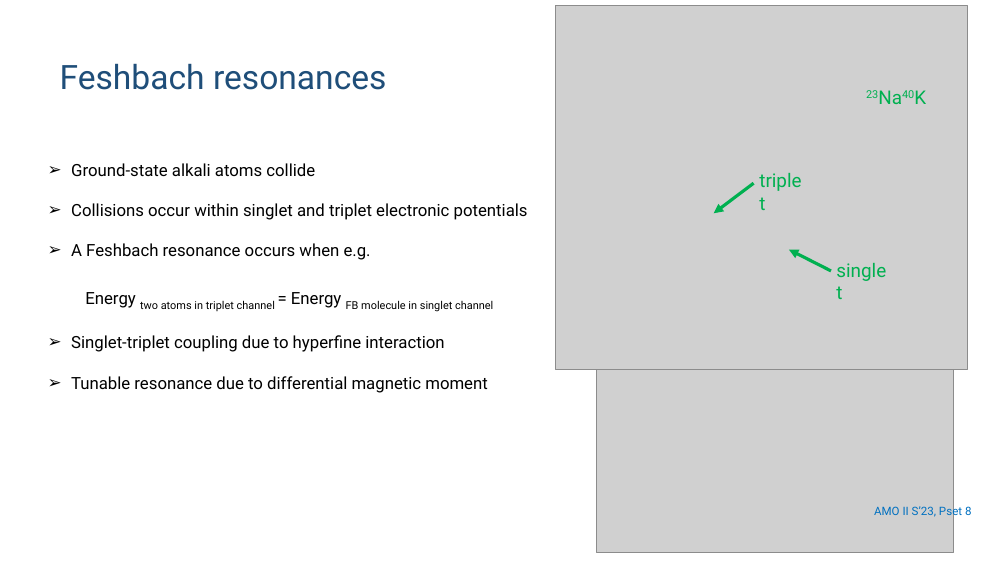
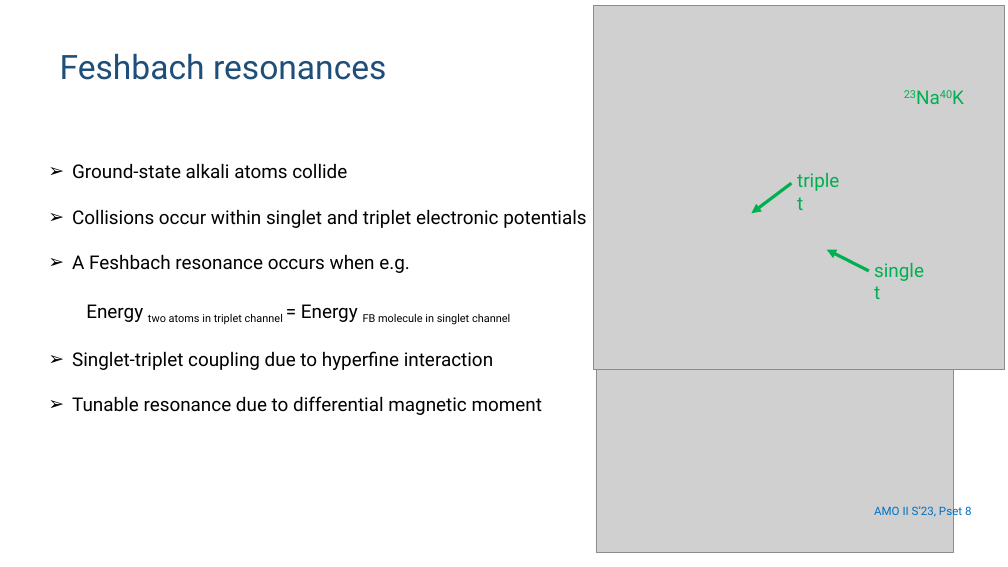
Before and after one commit to huanium/huanium, a slide deck: slide 2 of MIT_PhD/ZGS/ZGS-Sep-01-2023/BUI_ZGS_2023_Sep_01.pptx. Drawn at 1008x567 pixels with LibreOffice and Linux fonts; fonts in the diff are those of the drawing; grey boxes stand for pictures. Boxes give left, top, right and bottom in pixels: in the first picture for what was removed or moved away, otherwise in the second. Text is boxed around its words. In the diff, an @@ line names an element or a change of style, - is before the commit and + after.

```diff
--- a/MIT_PhD/ZGS/ZGS-Sep-01-2023/BUI_ZGS_2023_Sep_01.pptx
+++ b/MIT_PhD/ZGS/ZGS-Sep-01-2023/BUI_ZGS_2023_Sep_01.pptx
@@ title "Feshbach resonances": place and size @@
-title "Feshbach resonances" at box(60, 63, 386, 90)
+title "Feshbach resonances" at box(60, 53, 386, 80)
@@ text "Ground-state alkali atoms collide" at box(72, 163, 586, 415): size 16 to 18 pt in "Ground-state alkali atoms collide", "Collisions occur within singlet and triplet electronic ...", "A Feshbach resonance occurs when e.g.", "Energy = Energy" and 2 more places @@
@@ 3 texts, 2 arrows, 1 picture: place and size @@
-3 texts, 2 arrows, 1 picture at box(556, 6, 967, 371)
+3 texts, 2 arrows, 1 picture at box(594, 6, 1005, 371)
```
Also in this commit, not shown: 4 other slides changed, 4 slides added, 1 slide removed.
